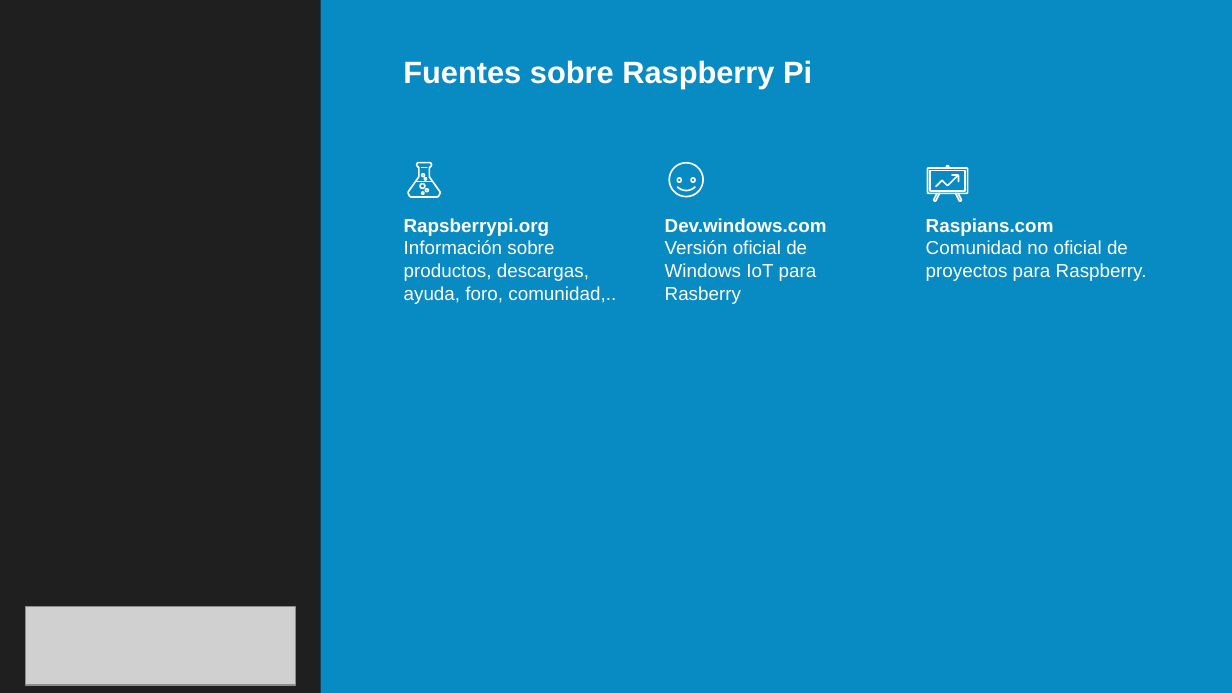
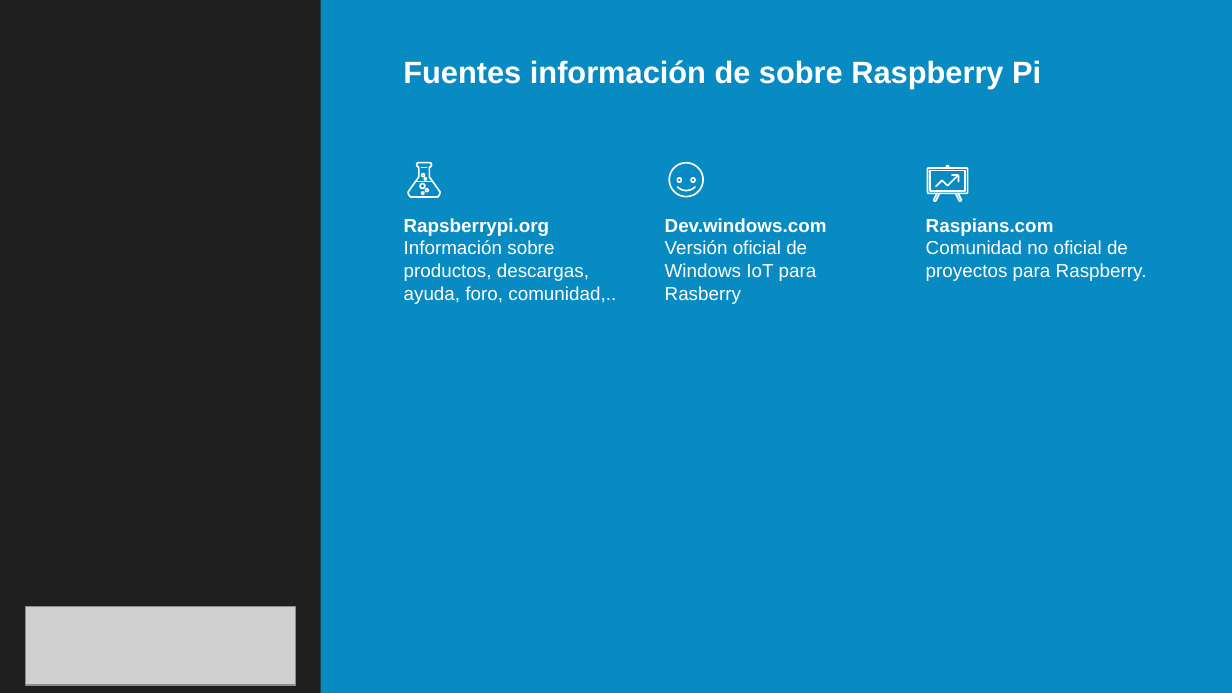
Before and after one commit to dmoreno19949/DTE_TG_ARDUINO_RAPSBERRY, a slide deck: slide 13 of TG1/TG1_sync1.david.pptx. Drawn at 1232x693 pixels with LibreOffice and Linux fonts; fonts in the diff are those of the drawing; grey boxes stand for pictures; background and template pictures are left out; a plain dark background stands for a picture behind light text. Boxes give left, top, right and bottom in pixels: in the first picture for what was removed or moved away, otherwise in the second. Text is boxed around its words. In the diff, an @@ line names an element or a change of style, - is before the commit and + after.

```diff
--- a/TG1/TG1_sync1.david.pptx
+++ b/TG1/TG1_sync1.david.pptx
@@ title at box(403, 60, 1041, 89): text changed @@
-Fuentes sobre Raspberry Pi
+Fuentes información de sobre Raspberry Pi
```
Also in this commit, not shown: 4 slides added, 2 slides removed.
